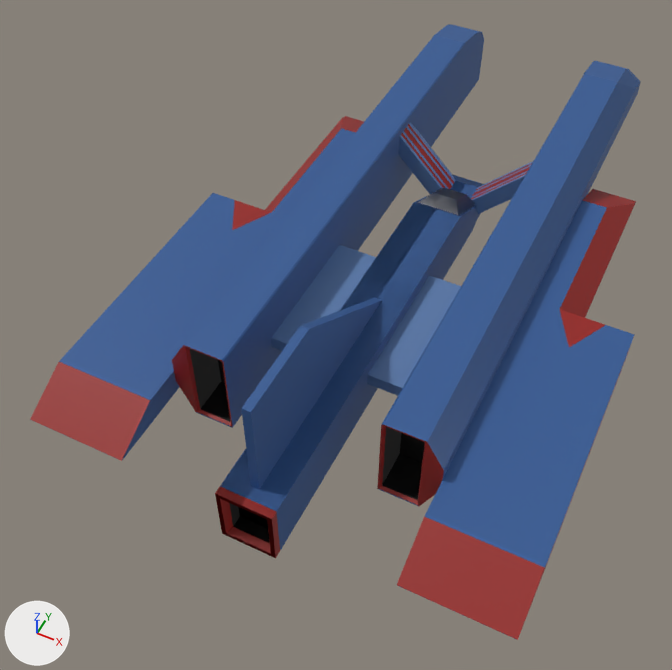
One commit to the Blender file Groups/Alicia_Anna_Elli_John/assets/space_cruiser.blend: the scene before it, then after it.
Rendered twice from a 50 mm lens placed at (12.2, -25.0, 25.2), pointed at (2.1, -4.8, -0.1). Arrows for +X, +Y and +Z are at lower left; the lights stay in place.
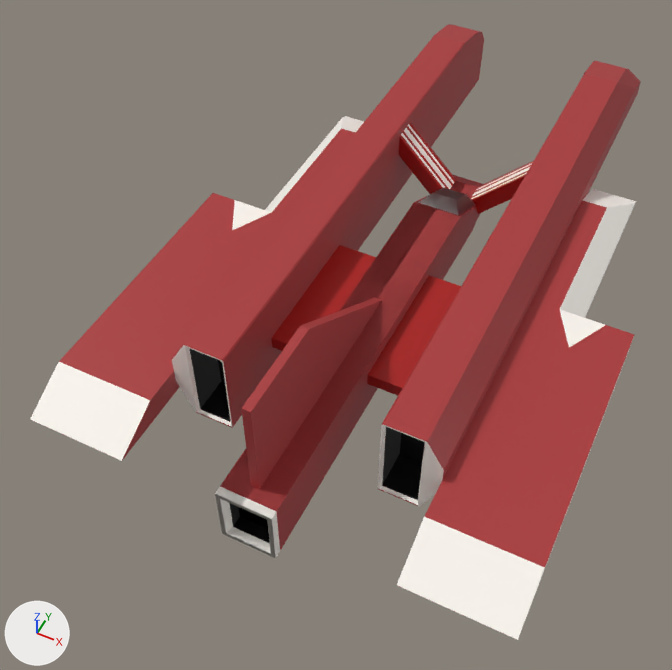
Where the change shows, as pixel boxes (x1, y1, x2, y2) in the pictures (672 x 670 px):
'Cube', recoloured (blue to red)
    both: (30, 24, 641, 640)

The change in detail:
Material 'Material.002' (mat_material_002) changes colour from blue #305994 to red #ab3537; in linear values from (0.0292, 0.0998, 0.296) to (0.405, 0.0362, 0.0382).
Material 'Material' (mat_material) changes colour from red #961c16 to white #fffaf3; in linear values from (0.303, 0.0113, 0.00792) to (1.0, 0.953, 0.894).
Material 'Material.001' (mat_material_001) changes colour from blue #5b7cad to red #ad0d07; in linear values from (0.105, 0.202, 0.418) to (0.418, 0.00416, 0.00206).
